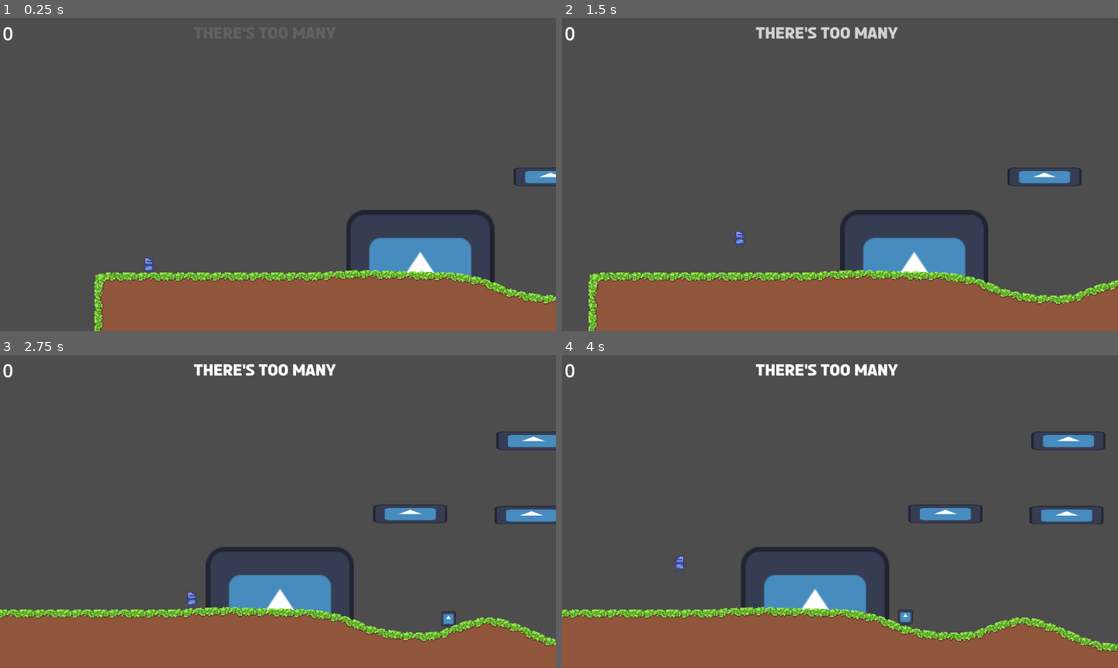
Above: before the commit, frames 1-4 (two rows, left to right).
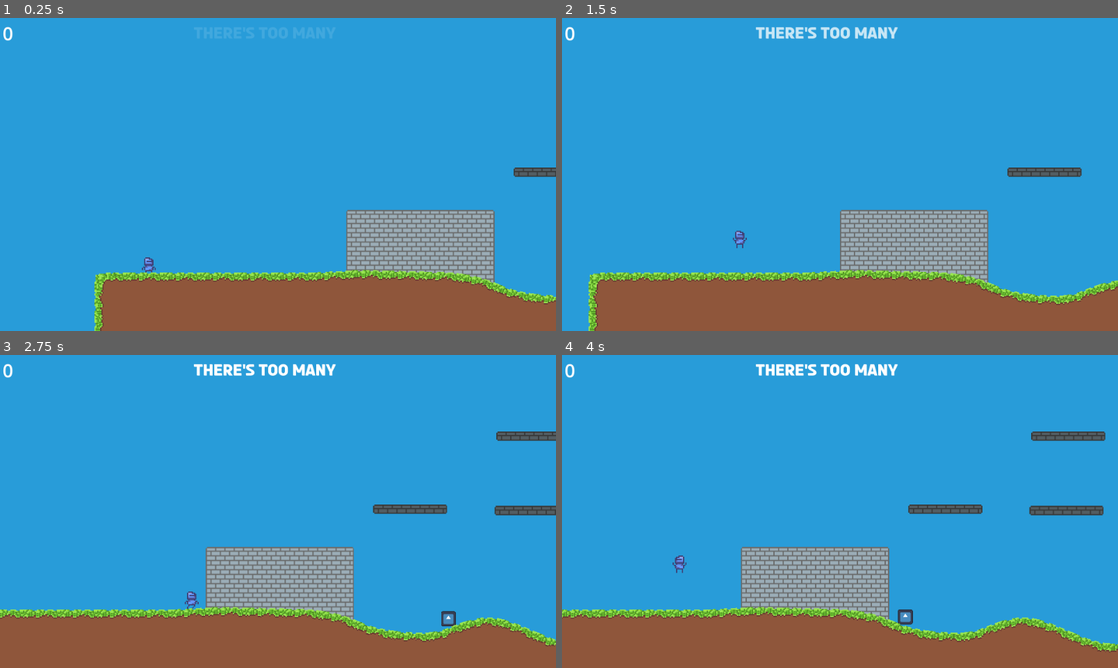
Above: after the commit, the same moments.

Repository: charliegregg/TriJamTTT
Game: Godot game, scene res://levels/level1.tscn
Two runs of this game, one before a commit and one after it. Both use one fixed random seed, a clock stepped at 60 frames per second and the inputs below. The engine's default icon, where the game draws it, is replaced by a stand-in: a white triangle on a blue panel in a dark square.
Inputs (mouse positions are in pixels of both pictures, inside the frame that each line leads up to):
- Up to frame 1 (0.25 s): no input
- Up to frame 2 (1.5 s): tap Enter at 0.5 s; move the mouse to (962, 158) at 0.52 s; hold D (move_right) 0.53-1.25 s; hold Alt 0.53-1.25 s; click (962, 158) at 0.67 s; tap Space (move_jump) at 0.77 s; drag from (728, 190) to (812, 237) at 1.27 s
- Up to frame 3 (2.75 s): move the mouse to (333, 442) at 2.02 s; hold D (move_right) from 2.03 s (still down); hold Ctrl from 2.03 s (still down)
- Up to frame 4 (4 s): release D (move_right) at 2.75 s; release Ctrl at 2.75 s; drag from (812, 574) to (1006, 621) at 2.77 s; move the mouse to (1006, 558) at 3.52 s; hold A (move_left) from 3.53 s (still down); hold Alt from 3.53 s (still down); tap Space (move_jump) at 3.77 s

The runs differ from the first frame. In frame 1, 85% of the frame differs, in the area x 0-100%, y 0-100%; in frame 2, 84%; in frame 3, 83%; in frame 4, 83%.

Commit message:
platforms

Diff:
--- a/levels/level.tscn
+++ b/levels/level.tscn
@@ -407,7 +407,7 @@
 position = Vector2(6442, 24)
 
 [node name="coin7" parent="." instance=ExtResource("17_d41dy")]
-position = Vector2(6459, -256)
+position = Vector2(6507, -298)
 
 [node name="coin8" parent="." instance=ExtResource("17_d41dy")]
 position = Vector2(5807, -570)
--- a/project.godot
+++ b/project.godot
@@ -62,3 +62,4 @@
 [rendering]
 
 renderer/rendering_method="gl_compatibility"
+environment/defaults/default_clear_color=Color(0.156863, 0.611765, 0.85098, 1)
--- a/scenes/big_platform.tscn
+++ b/scenes/big_platform.tscn
@@ -1,6 +1,7 @@
-[gd_scene load_steps=3 format=3 uid="uid://ckgee5fiwgkwi"]
+[gd_scene load_steps=4 format=3 uid="uid://ckgee5fiwgkwi"]
 
 [ext_resource type="PackedScene" uid="uid://f7564uveotpy" path="res://scenes/platform.tscn" id="1_gas47"]
+[ext_resource type="Texture2D" uid="uid://chwnttkkeqn7m" path="res://resources/bricksbig.png" id="2_vf105"]
 
 [sub_resource type="RectangleShape2D" id="RectangleShape2D_mgyvm"]
 size = Vector2(512, 512)
@@ -11,4 +12,4 @@
 shape = SubResource("RectangleShape2D_mgyvm")
 
 [node name="Sprite2D" parent="." index="1"]
-scale = Vector2(4, 4)
+texture = ExtResource("2_vf105")
--- a/scenes/break_platform.tscn
+++ b/scenes/break_platform.tscn
@@ -1,7 +1,8 @@
-[gd_scene load_steps=4 format=3 uid="uid://bjlga6dm0o6im"]
+[gd_scene load_steps=5 format=3 uid="uid://cpr7b71jucj6n"]
 
 [ext_resource type="PackedScene" uid="uid://f7564uveotpy" path="res://scenes/platform.tscn" id="1_6l3t6"]
 [ext_resource type="Script" path="res://scripts/breakable.gd" id="2_f3igx"]
+[ext_resource type="Texture2D" uid="uid://b2qvd7ofbb2wu" path="res://resources/bricksbreak.png" id="3_d54s2"]
 
 [sub_resource type="RectangleShape2D" id="RectangleShape2D_sfu4u"]
 size = Vector2(128, 1)
@@ -18,6 +19,9 @@
 position = Vector2(0, -64.5)
 shape = SubResource("RectangleShape2D_sfu4u")
 
+[node name="Sprite2D" parent="." index="2"]
+texture = ExtResource("3_d54s2")
+
 [node name="VisibleOnScreenNotifier2D" type="VisibleOnScreenNotifier2D" parent="." index="3"]
 position = Vector2(1.99999, -0.999998)
 scale = Vector2(13.9, 4.3)
--- a/scenes/platform.tscn
+++ b/scenes/platform.tscn
@@ -1,6 +1,6 @@
 [gd_scene load_steps=3 format=3 uid="uid://f7564uveotpy"]
 
-[ext_resource type="Texture2D" uid="uid://cl1tidara4oel" path="res://icon.svg" id="1_ofjog"]
+[ext_resource type="Texture2D" uid="uid://7g3lr1xfrryg" path="res://resources/bricks.png" id="1_u5txr"]
 
 [sub_resource type="RectangleShape2D" id="RectangleShape2D_4oqn5"]
 size = Vector2(256, 64)
@@ -11,5 +11,5 @@
 shape = SubResource("RectangleShape2D_4oqn5")
 
 [node name="Sprite2D" type="Sprite2D" parent="."]
-scale = Vector2(2, 0.5)
-texture = ExtResource("1_ofjog")
+texture_repeat = 2
+texture = ExtResource("1_u5txr")
--- a/scenes/semiplatform.tscn
+++ b/scenes/semiplatform.tscn
@@ -1,7 +1,7 @@
 [gd_scene load_steps=4 format=3 uid="uid://cdi24c03fch2a"]
 
-[ext_resource type="Texture2D" uid="uid://cl1tidara4oel" path="res://icon.svg" id="1_c0iff"]
 [ext_resource type="Script" path="res://scripts/semiplatform.gd" id="1_orw3c"]
+[ext_resource type="Texture2D" uid="uid://ckvoqy7rdcodf" path="res://resources/brickssemi.png" id="2_2fgn6"]
 
 [sub_resource type="RectangleShape2D" id="RectangleShape2D_4oqn5"]
 size = Vector2(256, 64)
@@ -14,5 +14,4 @@
 one_way_collision = true
 
 [node name="Sprite2D" type="Sprite2D" parent="."]
-scale = Vector2(2, 0.5)
-texture = ExtResource("1_c0iff")
+texture = ExtResource("2_2fgn6")
--- a/scripts/player.gd
+++ b/scripts/player.gd
@@ -97,9 +97,9 @@
 
 
 func on_running_finished():
-	if is_running and not is_on_grass():
+	if is_running and not is_on_grass() and is_on_floor():
 		$RunningStone.play()
-	elif is_running:
+	elif is_running and is_on_floor():
 		$RunningGrass.play()
 
 func is_on_grass():
Not shown: 18 places in levels/level.tscn that only renumber resources
Binary file added: resources/bricks.png
Not shown, added: resources/bricks.png.import
Binary file added: resources/bricksbig.png
Not shown, added: resources/bricksbig.png.import
Binary file added: resources/bricksbreak.png
Not shown, added: resources/bricksbreak.png.import
Binary file added: resources/brickssemi.png
Not shown, added: resources/brickssemi.png.import
Not shown: 22 places in resources/level_part_a.tres that only renumber resources
